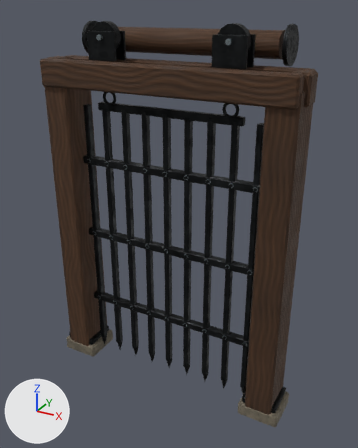
Before and after pictures for a commit that changed the glTF model public/assets/animated_mechanisms/002.glb.
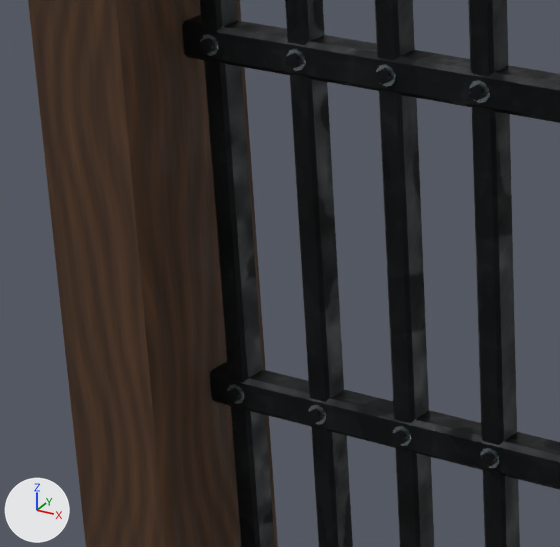
The first picture shows the older version from a camera (50 mm lens) standing at (1.82, -3.12, 3.06) and looking at (0.06, 0.09, 1.46). The close-ups show the older and then the newer version on the part from 13% to 45% of the width and 34% to 59% of the height of that picture. Only the edits that show in the close-ups are written down. The lights are fixed; the arrows at lower left show +X, +Y and +Z. Where no turn or scale is listed for an object, it has been applied to the vertices.

Names of what the first close-up shows: 'blackened-forged-iron', 'machined-bearing-steel', 'quarter-sawn-timber'.
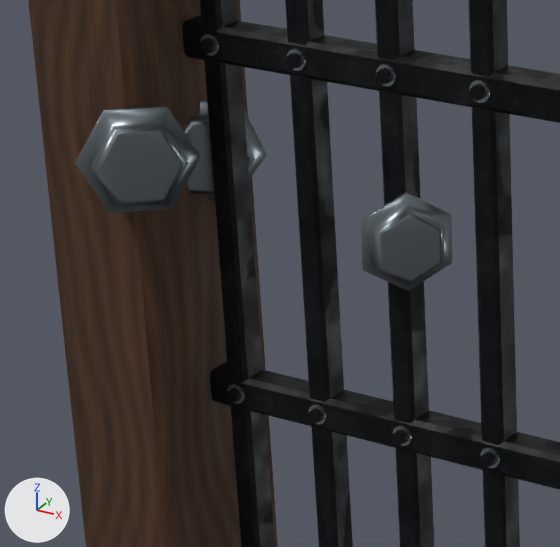
Where the change shows, as pixel boxes [x1, y1, x2, y2] in the close-ups (560 x 547 px):
```json
{"object": "service bolt.001", "change": "added", "after": [75, 106, 201, 213]}
{"object": "service bolt", "change": "added", "after": [361, 192, 452, 291]}
{"object": "service bolt.002", "change": "added", "after": [185, 101, 267, 201]}
```

Scene script edits in JSON lines:
```json
{"op": "add", "block": "mat_service_bolt", "code": ["mat_service_bolt = principled_material('service bolt')", "mat_service_bolt.base_color = (0.18, 0.21, 0.23)  # grey #767e84", "mat_service_bolt.metallic = 0.85", "mat_service_bolt.roughness = 0.32"]}
{"op": "add", "block": "me_service_bolt_002", "code": ["me_service_bolt_002 = bpy.data.meshes.new('service bolt.002')", "me_service_bolt_002.from_pydata(...)  # 144 vertices, 272 faces; spans x -0.87..0.87, y -0.07..0.14, z 0.37..2.7", "me_service_bolt_002.materials.append(mat_service_bolt)  # grey #767e84"]}
{"op": "add", "block": "me_service_bolt_001", "code": ["me_service_bolt_001 = bpy.data.meshes.new('service bolt.001')", "me_service_bolt_001.from_pydata(...)  # 144 vertices, 272 faces; spans x -0.87..0.87, y -0.24..0.16, z 0.35..2.57", "me_service_bolt_001.materials.append(mat_service_bolt)  # grey #767e84"]}
{"op": "add", "block": "me_service_bolt", "code": ["me_service_bolt = bpy.data.meshes.new('service bolt')", "me_service_bolt.from_pydata(...)  # 144 vertices, 272 faces; spans x -0.39..0.39, y -0.09..0.06, z 0.28..1.92", "me_service_bolt.materials.append(mat_service_bolt)  # grey #767e84"]}
{"op": "add", "block": "ob_service_bolt_002", "code": ["ob_service_bolt_002 = bpy.data.objects.new('service bolt.002', me_service_bolt_002)", "ob_service_bolt_002.location = (0.0, 0.0, 0.0)"]}
{"op": "add", "block": "ob_service_bolt_001", "code": ["ob_service_bolt_001 = bpy.data.objects.new('service bolt.001', me_service_bolt_001)", "ob_service_bolt_001.location = (0.0, 0.0, 0.0)"]}
{"op": "add", "block": "ob_service_bolt", "code": ["ob_service_bolt = bpy.data.objects.new('service bolt', me_service_bolt)", "ob_service_bolt.location = (0.0, 0.0, 0.156)"]}
```
